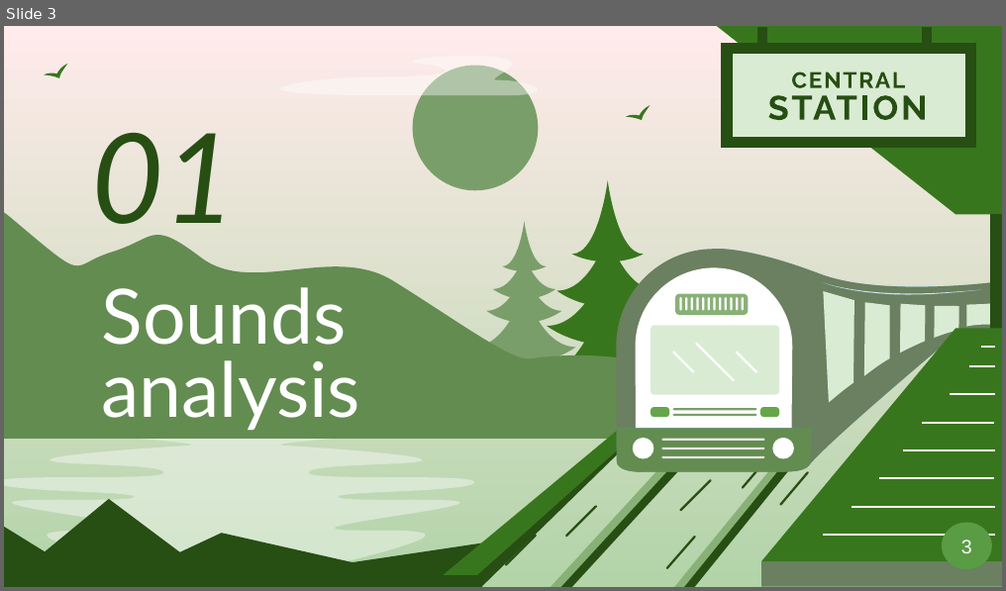
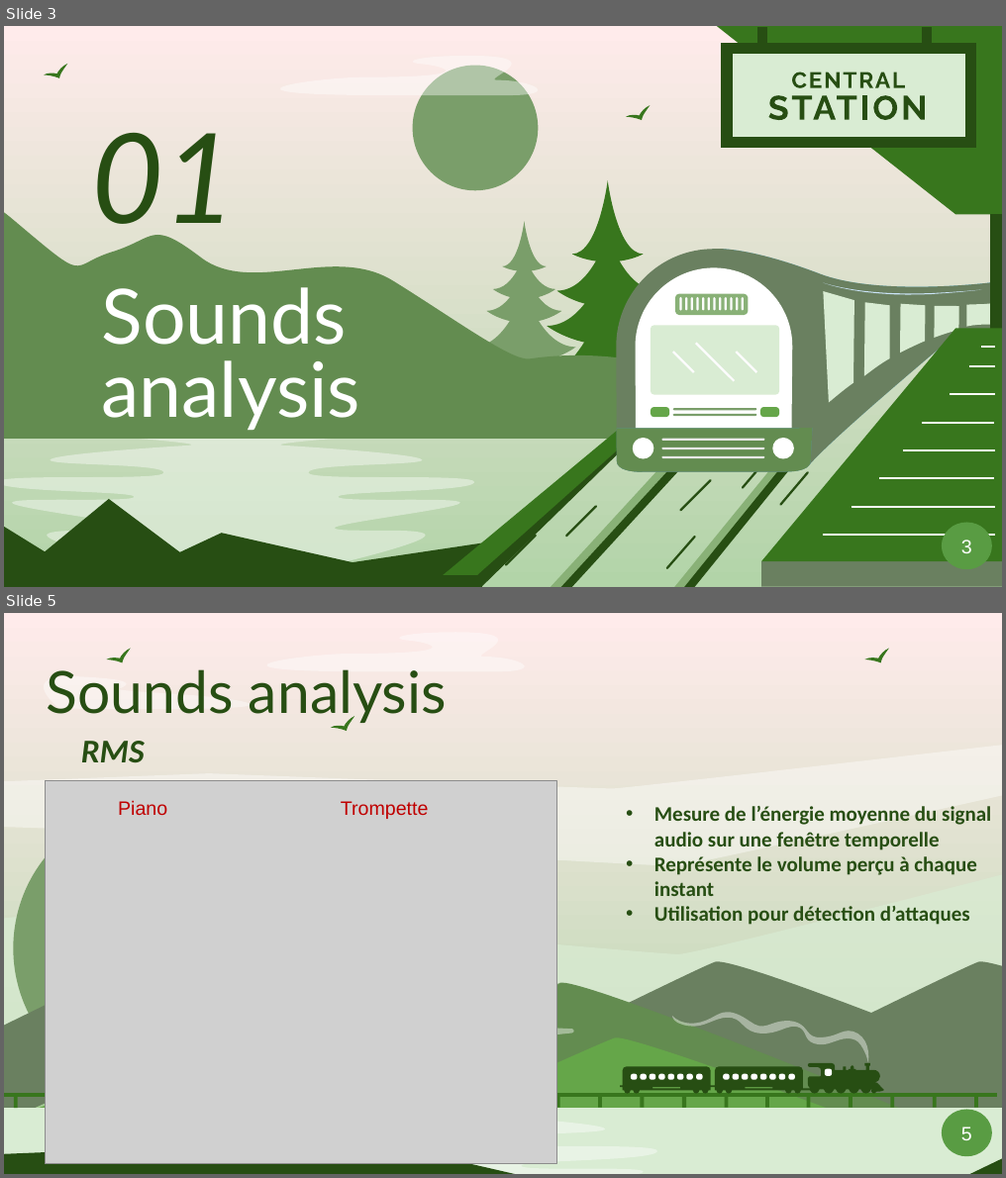
Before and after one commit to Smoother19/MusicAnimation, a slide deck: docs/presentation/PresAlpha.pptx. Shown one above the other, each under a label of ours: slide 3 before the commit, slides 3 and 5 after it; the slides between them are not shown. The pictures are 1006x591 and 1006x1178 pixels, drawn with LibreOffice and Linux fonts; fonts in the diff are those of the drawing; grey boxes stand for pictures. Boxes give left, top, right and bottom in pixels: in the first picture for what was removed or moved away, otherwise in the second. Text is boxed around its words. In the diff, an @@ line names an element or a change of style, - is before the commit and + after.

```diff
--- a/docs/presentation/PresAlpha.pptx
+++ b/docs/presentation/PresAlpha.pptx
@@ slide 5 added at [4, 613, 1002, 1174], background gradient #FFEBEB to #B2D4A8 @@
@@ freeform shape added at [176, 632, 548, 671], fill #FFFFFF at 41% opacity @@
@@ title added at [47, 669, 447, 724], 42 pt, text #274E13 @@
+Sounds analysis
@@ freeform shape added at [107, 644, 135, 669], fill #38761D @@
@@ freeform shape added at [865, 644, 893, 669], fill #38761D @@
@@ freeform shape added at [18, 676, 264, 709], fill #FFFFFF at 41% opacity @@
@@ freeform shape added at [330, 712, 358, 739], fill #38761D @@
@@ freeform shape added at [4, 745, 1002, 866], fill #FFFFFF at 41% opacity @@
@@ text added at [81, 741, 145, 763], 24 pt, text #274E13, bold, italic @@
+RMS
@@ picture added at [45, 780, 556, 1163] @@
@@ freeform shape added at [13, 803, 304, 1094], fill #7A9E6A @@
@@ text added at [118, 800, 167, 815], 14 pt, text #C00000 @@
+Piano
@@ text added at [341, 801, 429, 819], 14 pt, text #C00000 @@
+Trompette
@@ subtitle added at [654, 806, 991, 925], 15 pt, text #274E13, bold @@
+• Mesure de l’énergie moyenne du signal audio sur une fenêtre temporelle
+• Représente le volume perçu à chaque instant
+• Utilisation pour détection d’attaques
@@ freeform shape added at [4, 873, 1002, 1066], fill #D9ECD3 at 70% opacity @@
@@ freeform shape added at [4, 962, 558, 1120], fill #6A8060 @@
@@ freeform shape added at [392, 962, 1002, 1120], fill #6A8060 @@
@@ freeform shape added at [655, 962, 1002, 1120], fill #6A8060 @@
@@ freeform shape added at [284, 983, 921, 1118], fill #638C50 @@
@@ freeform shape added at [319, 983, 574, 1101], fill #FFFFFF at 41% opacity @@
@@ freeform shape added at [4, 1012, 590, 1128], fill #65A649 @@
@@ freeform shape added at [24, 1012, 264, 1113], fill #FFFFFF at 41% opacity @@
@@ freeform shape added at [101, 1004, 738, 1139], fill #638C50 @@
@@ group added at [620, 1012, 884, 1094]: 19 freeform shapes @@
@@ freeform shape added at [414, 1038, 878, 1128], fill #65A649 @@
@@ freeform shape added at [4, 1108, 1002, 1174], fill #D9ECD3 @@
@@ freeform shape added at [176, 1108, 661, 1174], fill #FFFFFF at 41% opacity @@
@@ freeform shape added at [942, 1110, 992, 1157], fill #599C43, 14 pt, text #FFFFFF @@
+5
@@ group added at [4, 1093, 997, 1108]: 14 rectangles @@
@@ freeform shape added at [4, 1140, 1002, 1174], fill #274E13 @@
@@ group added at [181, 1009, 324, 1174]: 9 freeform shapes @@
```
Also in this commit, not shown: 14 slides changed, 3 other slides added, 5 slides removed.
